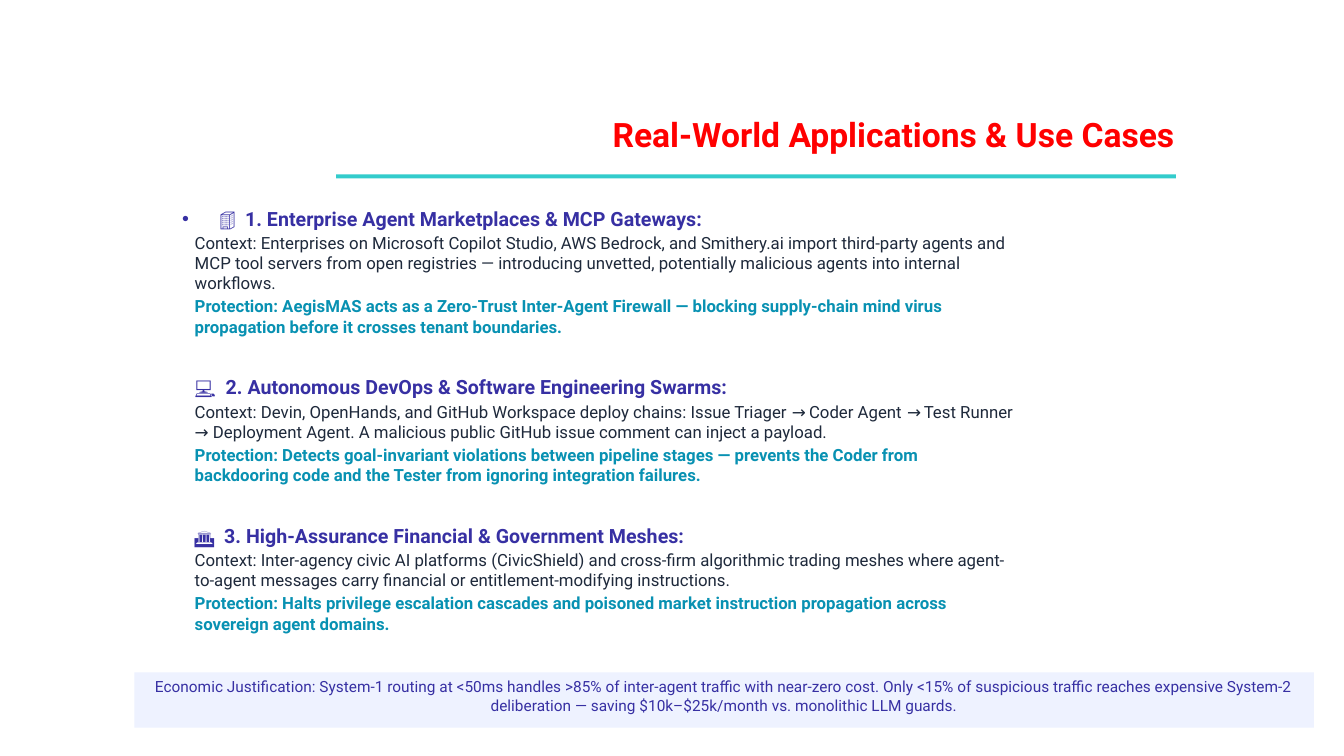
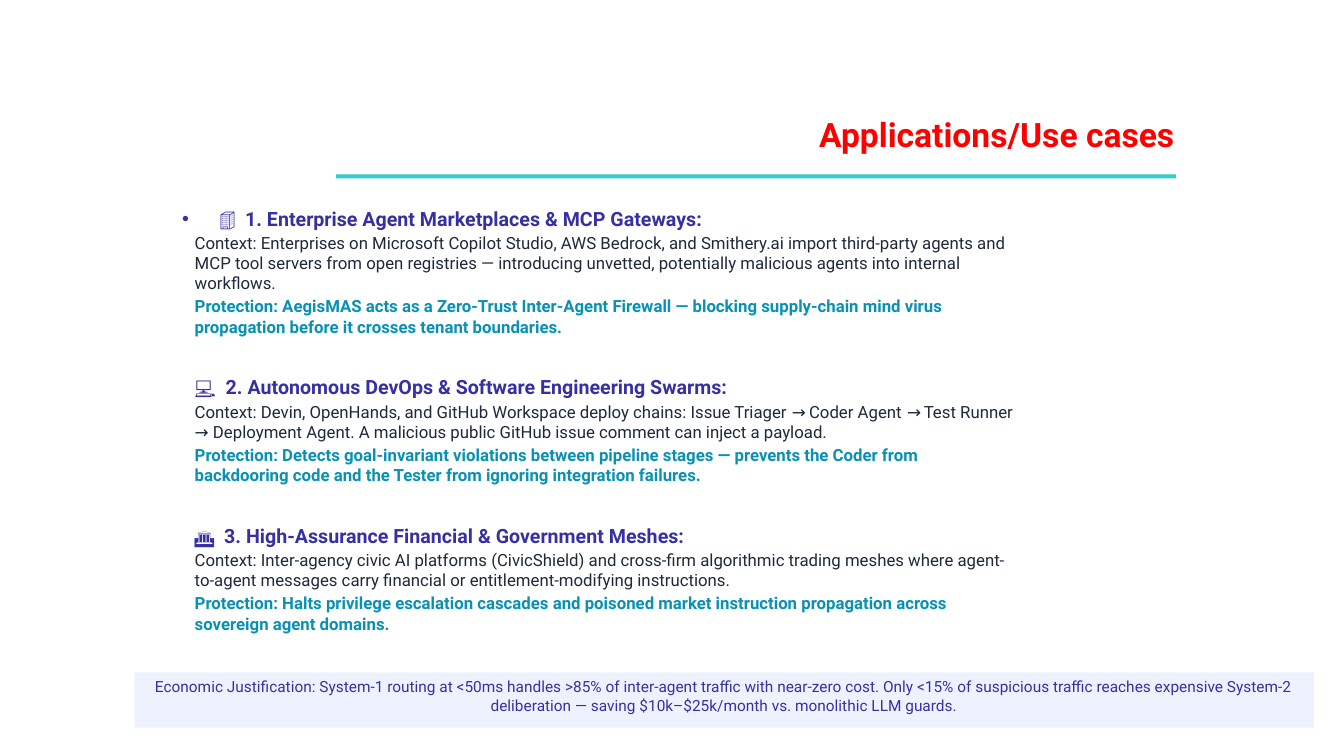
Before and after one commit to neelckr1/capstone_project, a slide deck: slide 6 of AegisMAS_Capstone_Proposal.pptx. Drawn at 1344x756 pixels with LibreOffice and Linux fonts; fonts in the diff are those of the drawing; background and template pictures are left out. Boxes give left, top, right and bottom in pixels: in the first picture for what was removed or moved away, otherwise in the second. Text is boxed around its words. In the diff, an @@ line names an element or a change of style, - is before the commit and + after.

```diff
--- a/AegisMAS_Capstone_Proposal.pptx
+++ b/AegisMAS_Capstone_Proposal.pptx
@@ text at [819,121,1174,154]: text changed @@
-Real-World Applications & Use Cases
+Applications/Use cases
```
Also in this commit, not shown: 6 other slides changed, 18 other files.
